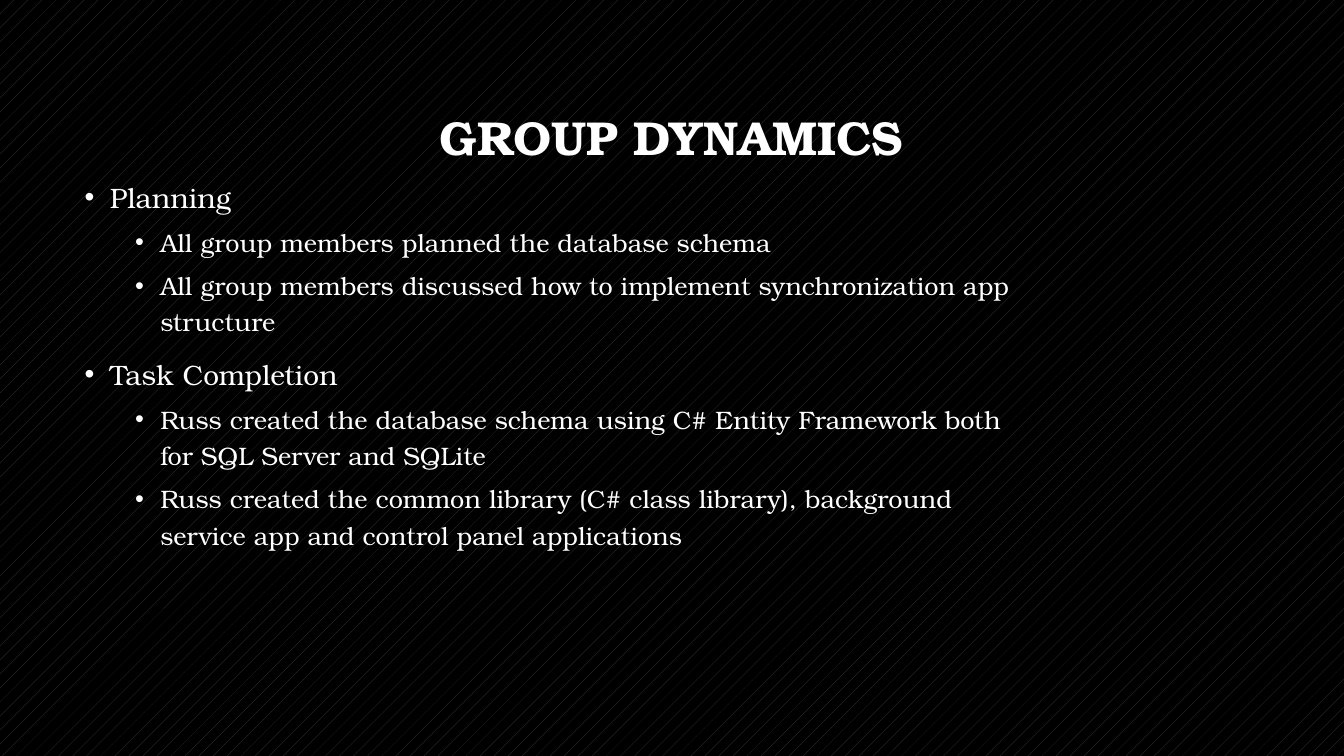
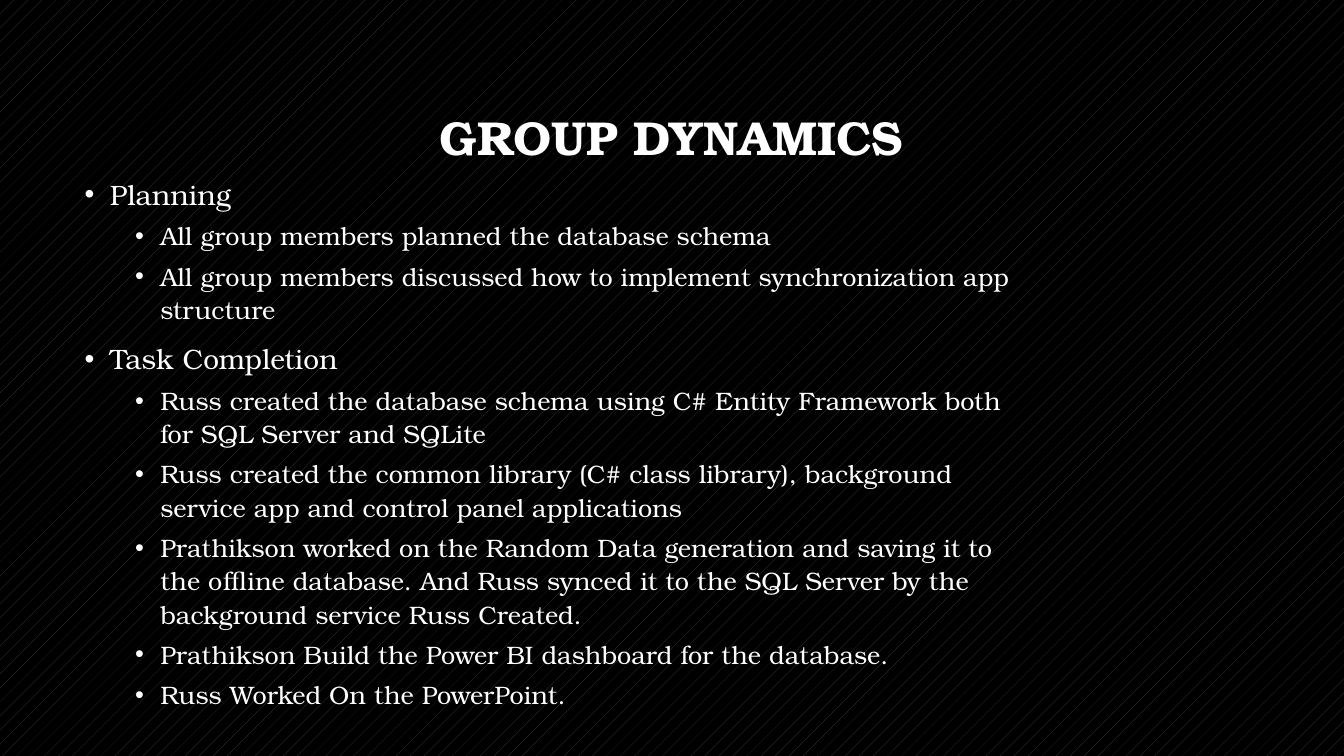
Before and after one commit to ruskpr/sql-data-synchronization, a slide deck: slide 9 of iot-data-collection.pptx. Drawn at 1344x756 pixels with LibreOffice and Linux fonts; fonts in the diff are those of the drawing. Boxes give left, top, right and bottom in pixels: in the first picture for what was removed or moved away, otherwise in the second. Text is boxed around its words. In the diff, an @@ line names an element or a change of style, - is before the commit and + after.

Commit message:
Add files via upload
new

```diff
--- a/iot-data-collection.pptx
+++ b/iot-data-collection.pptx
@@ text at bbox=[110, 185, 1009, 523]: line spacing 1.2 to 1.1 @@
@@ text at bbox=[160, 539, 991, 705]: paragraphs added @@
+  • Prathikson worked on the Random Data generation and saving it to the offline database. And Russ synced it to the SQL Server by the background service Russ Created.
+  • Prathikson Build the Power BI dashboard for the database.
+  • Russ Worked On the PowerPoint.
```
